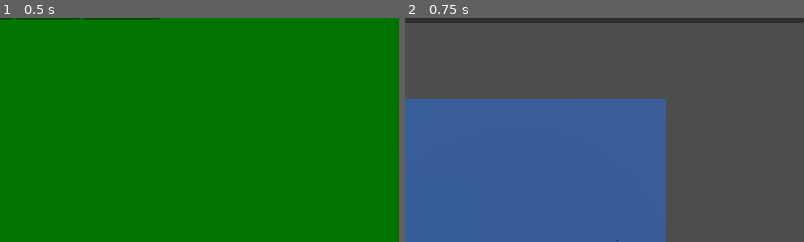
Above: before the commit, frames 1-2 (left to right).
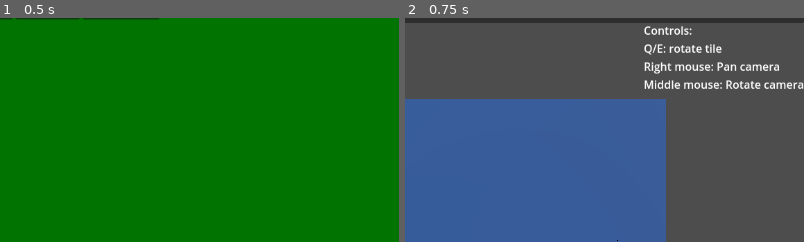
Above: after the commit, the same moments.

Repository: niel/DungeonPlanner
Game: Godot game, scene res://main_menu/MainMenu.tscn
Two runs of this game, one before a commit and one after it. Both use one fixed random seed, a clock stepped at 60 frames per second and the inputs below.
Inputs:
- Up to frame 1 (0.5 s): no input
- Up to frame 2 (0.75 s): click "New Scene" at 0.5 s
The pictures show only the part of the screen within x 50-100%, y 4-54%; the shares and areas given below are measured in that part.

Frame 1 is identical in both runs. In frame 2, 2.3% of the frame differs, in the area x 59-100%, y 3-32%.
Error in both runs: Out of bounds get index '0' (on base: 'Array') (res://scene_builder/ui/PlannerUI.gd:51)

Commit message:
Temp controls label

Diff:
--- a/scene_builder/ui/PlannerUI.tscn
+++ b/scene_builder/ui/PlannerUI.tscn
@@ -16,6 +16,20 @@
 grow_horizontal = 2
 grow_vertical = 2
 script = ExtResource("1_wubfe")
+
+[node name="Controls" type="MarginContainer" parent="."]
+layout_mode = 2
+size_flags_horizontal = 8
+size_flags_vertical = 0
+theme_override_constants/margin_top = 35
+
+[node name="Label" type="Label" parent="Controls" groups=["add_tile", "select_tile"]]
+layout_mode = 2
+size_flags_vertical = 0
+text = "Controls:
+Q/E: rotate tile
+Right mouse: Pan camera
+Middle mouse: Rotate camera"
 
 [node name="StaticUI" type="VBoxContainer" parent="."]
 layout_mode = 2
